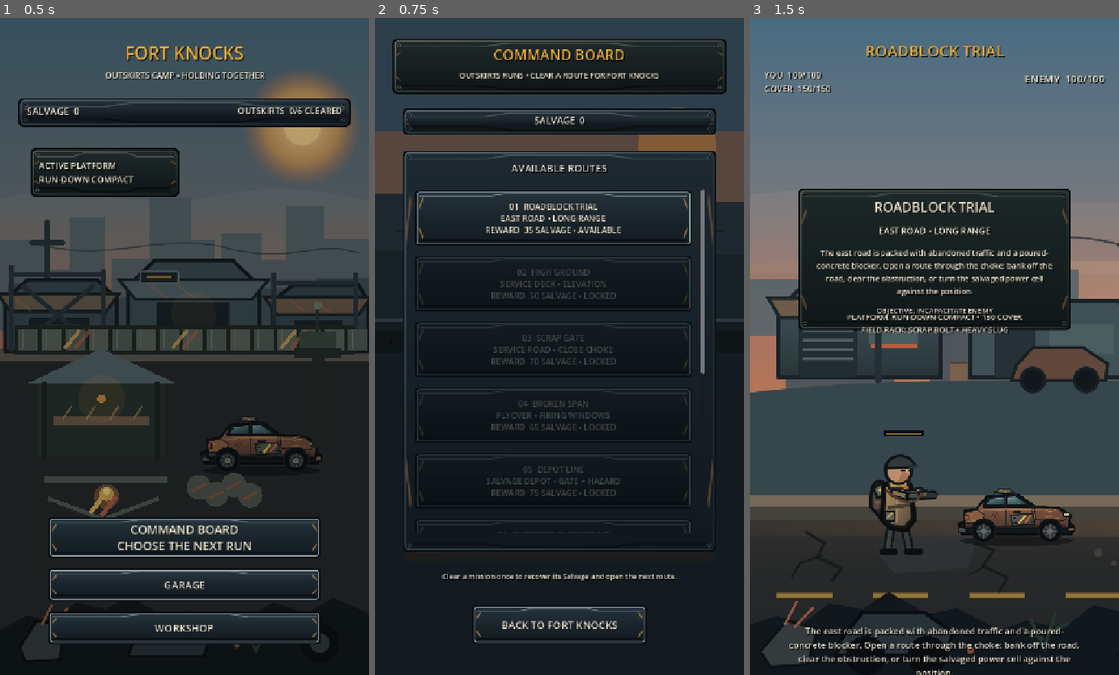
Above: before the commit, frames 1-3 (left to right).
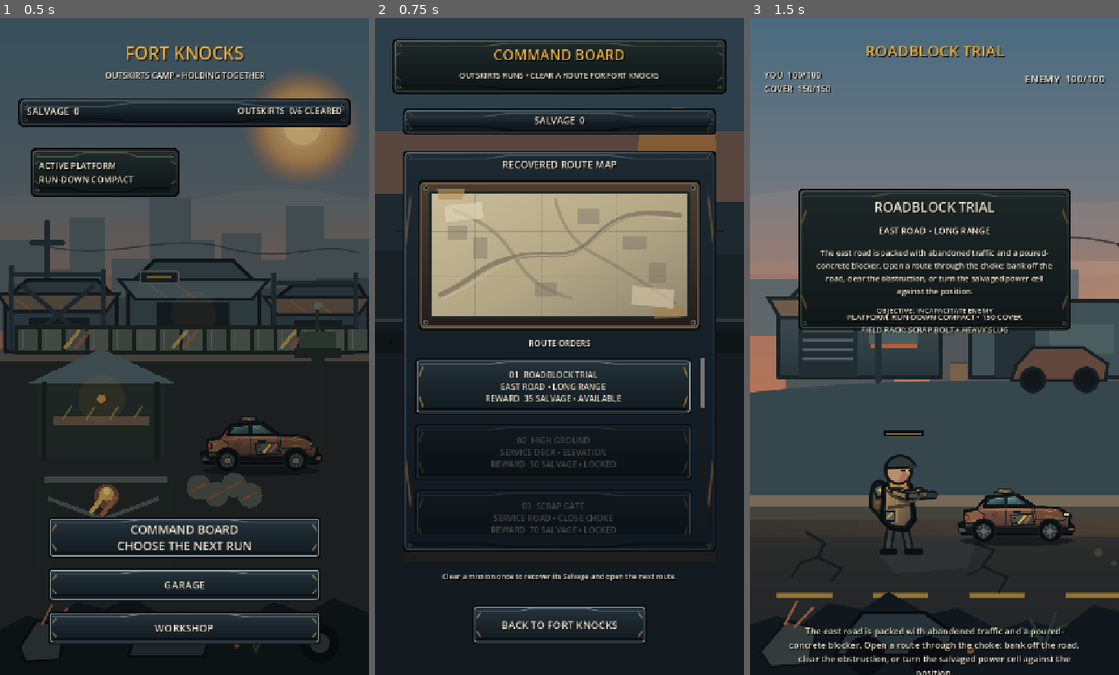
Above: after the commit, the same moments.

Repository: phantompixel-developer/FortKnocks
Game: Godot game, scene res://game/core/app.tscn
The game is run twice, just before and just after one commit, with the same random seed, the same clock (stepped at 60 frames per second) and the same inputs.
Inputs:
- Up to frame 1 (0.5 s): no input
- Up to frame 2 (0.75 s): click "COMMAND BOARD CHOOSE THE NEXT…" at 0.5 s
- Up to frame 3 (1.5 s): click "01 ROADBLOCK TRIAL EAST ROAD …" at 1.25 s

Frame 1 is identical in both runs. In frame 2, 22% of the frame differs, in the area x 10-90%, y 21-79%; in frame 3, nothing differs.

Commit message:
style: turn Command Board into physical route-map screen

Diff:
--- a/game/campaign/command_board.tscn
+++ b/game/campaign/command_board.tscn
@@ -1,7 +1,8 @@
-[gd_scene load_steps=3 format=3]
+[gd_scene load_steps=4 format=3]
 
 [ext_resource type="Script" path="res://game/campaign/command_board.gd" id="1_board"]
 [ext_resource type="Script" path="res://game/presentation/screen_backdrop.gd" id="2_backdrop"]
+[ext_resource type="Script" path="res://game/presentation/command_board_visual.gd" id="3_route"]
 
 [node name="CommandBoard" type="Control"]
 layout_mode = 3
@@ -82,17 +83,36 @@
 [node name="SectionTitle" type="Label" parent="MissionPanel"]
 layout_mode = 0
 offset_left = 24.0
-offset_top = 22.0
+offset_top = 16.0
 offset_right = 592.0
-offset_bottom = 58.0
-theme_override_font_sizes/font_size = 20
-text = "AVAILABLE ROUTES"
+offset_bottom = 48.0
+theme_override_font_sizes/font_size = 19
+text = "RECOVERED ROUTE MAP"
+horizontal_alignment = 1
+
+[node name="RouteVisual" type="Control" parent="MissionPanel"]
+layout_mode = 0
+offset_left = 28.0
+offset_top = 56.0
+offset_right = 588.0
+offset_bottom = 356.0
+mouse_filter = 2
+script = ExtResource("3_route")
+
+[node name="RouteListLabel" type="Label" parent="MissionPanel"]
+layout_mode = 0
+offset_left = 24.0
+offset_top = 366.0
+offset_right = 592.0
+offset_bottom = 398.0
+theme_override_font_sizes/font_size = 16
+text = "ROUTE ORDERS"
 horizontal_alignment = 1
 
 [node name="MissionScroll" type="ScrollContainer" parent="MissionPanel"]
 layout_mode = 0
 offset_left = 24.0
-offset_top = 78.0
+offset_top = 406.0
 offset_right = 592.0
 offset_bottom = 748.0
 horizontal_scroll_mode = 0
